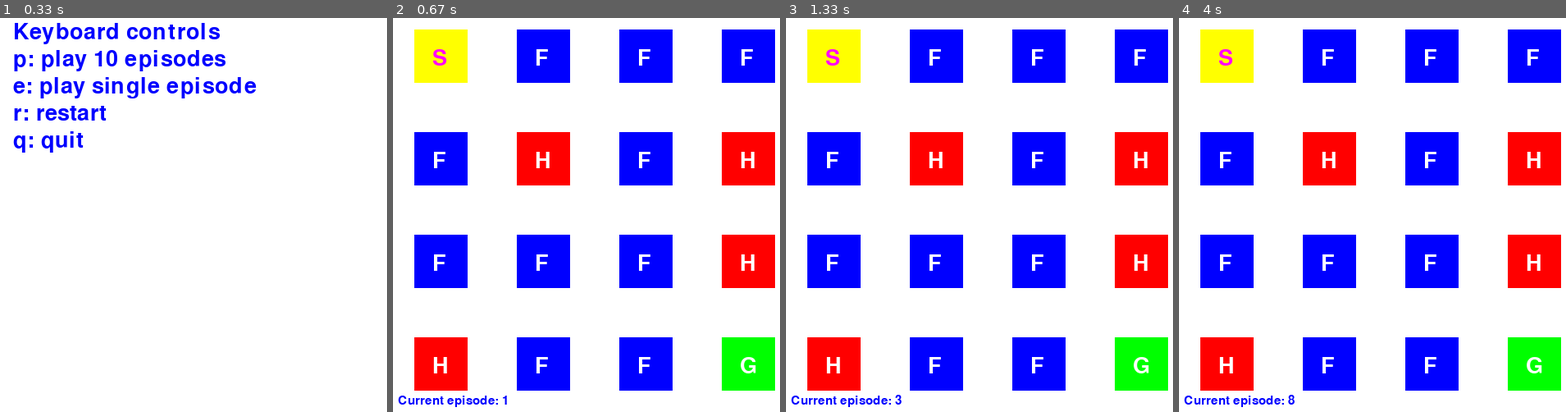
Above: before the commit, frames 1-4 (left to right).
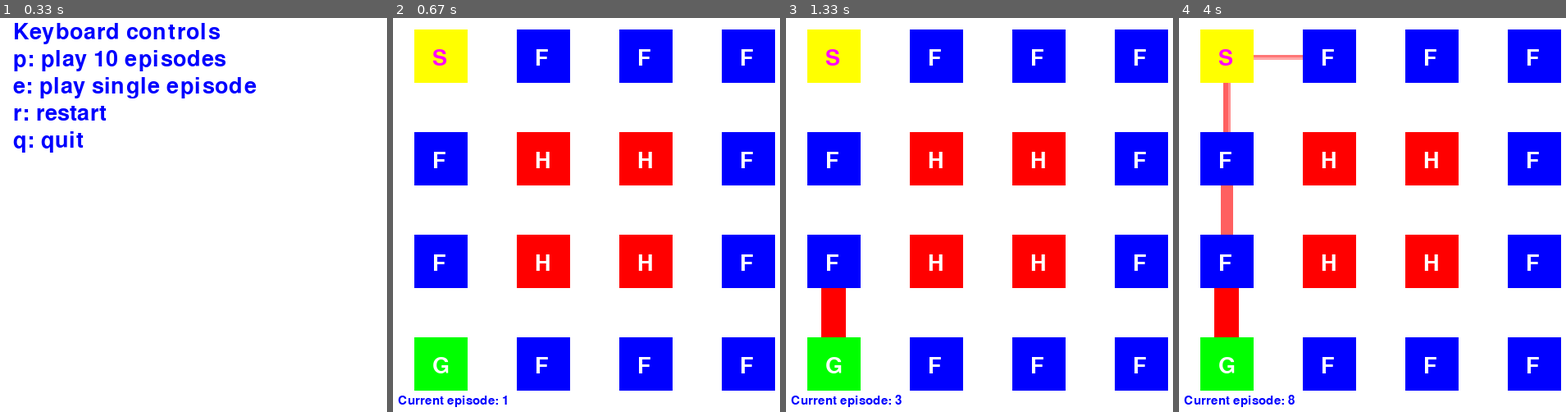
Above: after the commit, the same moments.

Repository: jmiszczak/pygame-tests
Game: pygame game, started from frozen-lake-demo.py
The game is run twice, just before and just after one commit, with the same random seed, the same clock (stepped at 60 frames per second) and the same inputs.
Inputs:
- Up to frame 1 (0.33 s): no input
- Up to frame 2 (0.67 s): tap E at 0.33 s
- Up to frame 3 (1.33 s): tap E at 0.67, 1.17 s
- Up to frame 4 (4 s): tap E at 1.67, 2.12, 2.62, 3.18, 3.68 s

Frame 1 is identical in both runs. In frame 2, 13% of the frame differs, in the area x 5-99%, y 28-95%; in frame 3, 14%; in frame 4, 14%, in the area x 5-99%, y 9-95%.

Commit message:
Added visualization for all paths

Diff:
--- a/frozen-lake-demo.py
+++ b/frozen-lake-demo.py
@@ -9,9 +9,9 @@
 # game board
 board = [
         "SFFF",
-        "FHFH",
-        "FFFH",
-        "HFFG"
+        "FHHF",
+        "FHHF",
+        "GFFF"
         ]
 
 RED = (255,0,0,64)
@@ -113,9 +113,11 @@
     x,y = int(screen_size[0]/4), int(screen_size[1]/4)
 
     # draw lines between the fields to illustrate the connectivity
+    # NOTE: this is not used as the line width is set to zero
     for e in grid.edges:
         spos = ( int((0.5+e[0][0])*x), int((0.5+e[0][1])*y) )
         epos = ( int((0.5+e[1][0])*x), int((0.5+e[1][1])*y) )
+        # change 0 to 1 to see lines
         pg.draw.line(screen, (128,128,128,128), spos, epos, 0)
 
     # display field name
@@ -169,6 +171,20 @@
                 screen.blit(line, spos)
             else :
                 print ("[INFO] Problem with line coordinates.")
+
+            # add values for reversed edges
+            e = tuple(reversed(e))
+            if spos[0] == epos[0] : # horizontal line
+                line = pg.Surface((line_size(Q[e], Q), abs(spos[1]-epos[1])), pg.SRCALPHA)
+                line.fill( LINE + (line_alpha(Q[e]),))
+                screen.blit(line, spos)
+            elif spos[1] == epos[1] : # vertical line
+                line = pg.Surface((abs(spos[0]-epos[0]), line_size(Q[e], Q)), pg.SRCALPHA)
+                line.fill( LINE + (line_alpha(Q[e]),))
+                screen.blit(line, spos)
+            else :
+                print ("[INFO] Problem with line coordinates.")
+
 
     # draw the fields
     draw_board(screen)
